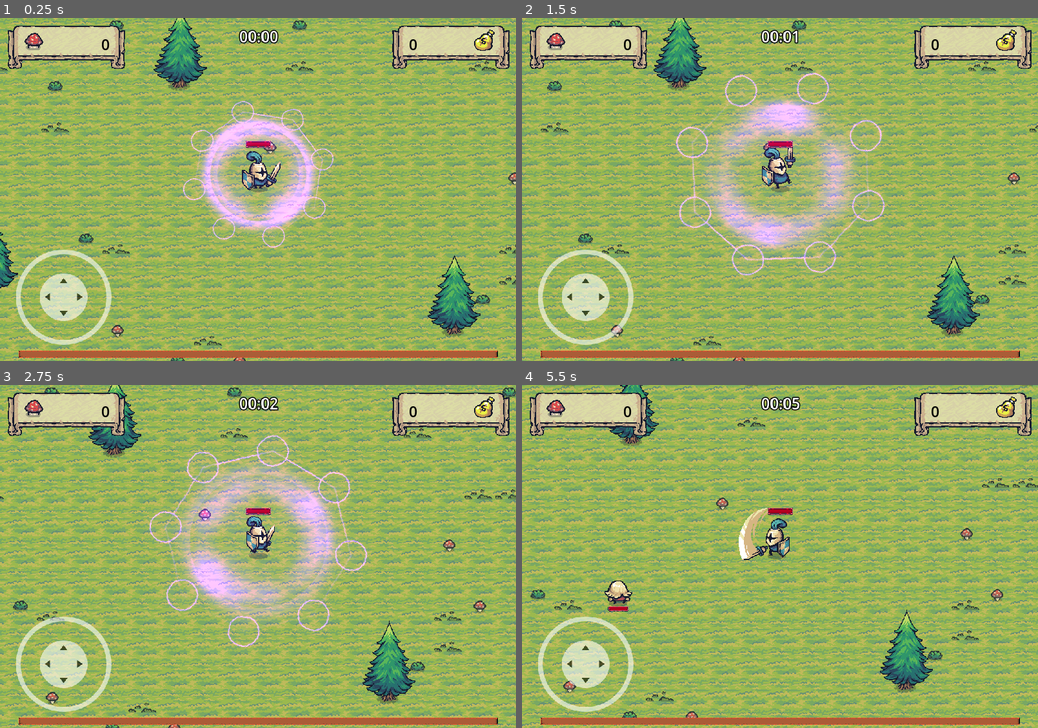
Above: before the commit, frames 1-4 (two rows, left to right).
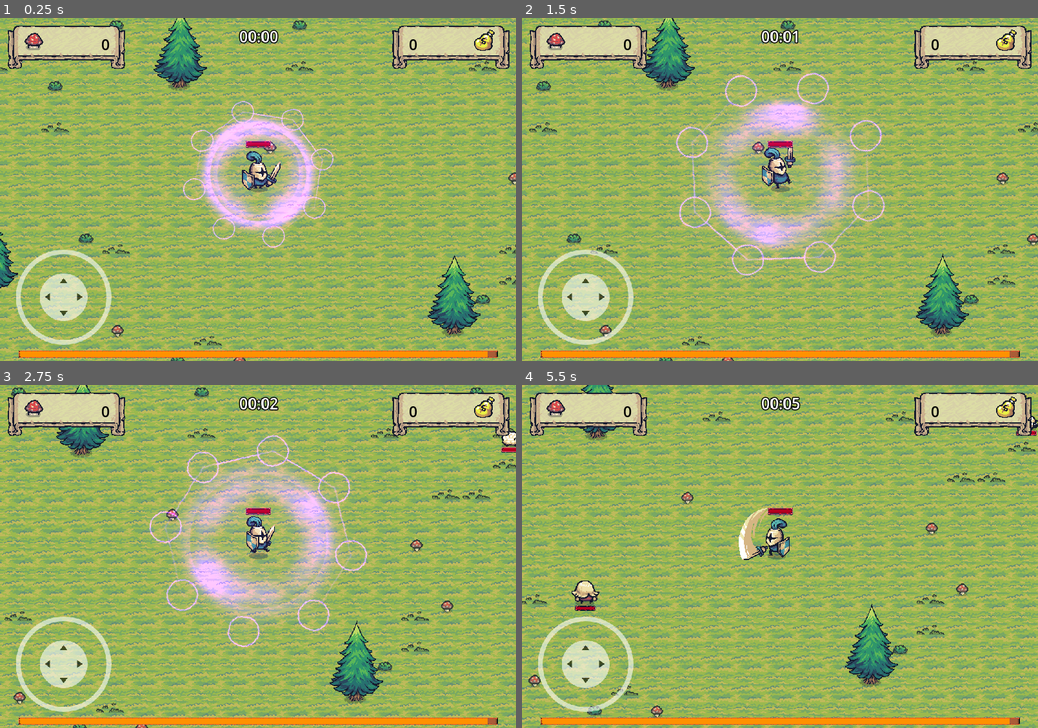
Above: after the commit, the same moments.

Repository: bluejynz/survivallike-godot
Game: Godot game, scene res://scenes/main_scene.tscn
Same seed, same stepped clock (60 frames per second), same inputs: the game is played once before the commit and once after it. Sound files missing from this copy of the repository are replaced by a short silence.
Inputs (mouse positions are in pixels of both pictures, inside the frame that each line leads up to):
- Up to frame 1 (0.25 s): no input
- Up to frame 2 (1.5 s): tap Enter (return) at 0.5 s; move the mouse to (893, 172) at 0.52 s; hold D (move_right) 0.53-1.25 s; hold Enter (return) 0.53-1.25 s; click (893, 172) at 0.67 s; drag from (676, 206) to (780, 175) at 1.27 s
- Up to frame 3 (2.75 s): move the mouse to (309, 481) at 2.02 s; hold D (move_right) from 2.03 s (still down); hold Enter (return) from 2.03 s (still down)
- Up to frame 4 (5.5 s): release D (move_right) at 2.75 s; release Enter (return) at 2.75 s; drag from (754, 625) to (780, 539) at 2.77 s; move the mouse to (934, 607) at 3.52 s; hold A (move_left) 3.53-4.25 s; hold Enter (return) 3.53-4.25 s; click (934, 607) at 3.6 s; drag from (625, 505) to (702, 470) at 4.27 s; move the mouse to (805, 556) at 5.02 s; hold S (move_down) from 5.03 s (still down); hold Enter (return) from 5.03 s (still down); click (805, 556) at 5.17 s

The runs differ from the first frame. In frame 1, 1.5% of the frame differs, in the area x 3-95%, y 97-99%; in frame 2, 60%; in frame 3, 38%; in frame 4, 68%, in the area x 0-100%, y 0-100%.

Commit message:
fix: game breaking bug on upgrades

Diff:
--- a/misc/money.gd
+++ b/misc/money.gd
@@ -8,7 +8,7 @@
 
 func on_body_entered(body: Node2D) -> void:
 	if body.is_in_group("player"):
-		GameManager.gold_count += (randi_range(3, 5) * 5)
+		GameManager.player.receive_gold((randi_range(3, 5) * 5))
 
 		var audio = audio_player.instantiate()
 		audio.position = position
--- a/player/player.gd
+++ b/player/player.gd
@@ -50,8 +50,8 @@
 
 func _ready():
 	#TODO: remove this
-	#speed = 3
-	#sword_damage = 20
+	speed = 3
+	sword_damage = 20
 	#
 	GameManager.player = self
 	damage_digit_prefab = preload("res://ui/damage_digit.tscn")
@@ -254,3 +254,6 @@
 func is_move_speed_caps() -> bool:
 	if speed >= speed_caps: return true
 	else: return false
+
+func receive_gold(amount: int):
+	GameManager.gold_count += amount
--- a/player/upgrades_enum.gd
+++ b/player/upgrades_enum.gd
@@ -6,5 +6,6 @@
 	RITUAL_DAMAGE,
 	RITUAL_INTERVAL,
 	MAX_HEALTH,
-	KNOCKBACK_STRENGTH
+	KNOCKBACK_STRENGTH,
+	DEFAULT
 }
--- a/ui/level_up_ui.gd
+++ b/ui/level_up_ui.gd
@@ -10,6 +10,7 @@
 const UpgradesEnum = preload("res://player/upgrades_enum.gd").UpgradesEnum
 
 var upgrades: Array[int]
+var filtered_upgrades: Array[int]
 
 func _ready():
 	GameManager.toggle_pause()
@@ -20,17 +21,70 @@
 	if GameManager.is_game_over: dispose_menu()
 
 func random_upgrades() -> Array[int]:
-	var random_numbers: Array[int]
+	filtered_upgrades = upgrades_without_caps()
 
-	while random_numbers.size() < 3:
-		var rng = randi() % UpgradesEnum.size()
-		if not random_numbers.has(rng):
-			random_numbers.append(rng)
+	while upgrades.size() < 3:
+		var rng = randi() % (filtered_upgrades.size())
+		if not upgrades.has(filtered_upgrades[rng]):
+			upgrades.append(filtered_upgrades[rng])
+	#is_upgrades_caps()
 
-	return random_numbers
+	return upgrades
+
+func upgrades_without_caps() -> Array[int]:
+	var filtered_upgrades: Array[int] = []
+	for i in UpgradesEnum.values():
+		match UpgradesEnum.find_key(i):
+			"MOVE_SPEED":
+				if not GameManager.player.is_move_speed_caps():
+					filtered_upgrades.append(i)
+				else: print("caps ", UpgradesEnum.find_key(i))
+			"SWORD_DAMAGE":
+				if not GameManager.player.is_sword_damage_caps():
+					filtered_upgrades.append(i)
+				else: print("caps ", UpgradesEnum.find_key(i))
+			"RITUAL_DAMAGE":
+				if not GameManager.player.is_ritual_damage_caps():
+					filtered_upgrades.append(i)
+				else: print("caps ", UpgradesEnum.find_key(i))
+			"RITUAL_INTERVAL":
+				if not GameManager.player.is_ritual_interval_caps():
+					filtered_upgrades.append(i)
+				else: print("caps ", UpgradesEnum.find_key(i))
+			"MAX_HEALTH":
+				filtered_upgrades.append(i)
+			"KNOCKBACK_STRENGTH":
+				if not GameManager.player.is_knockback_strength_caps():
+					filtered_upgrades.append(i)
+				else: print("caps ", UpgradesEnum.find_key(i))
+			"DEFAULT":
+				filtered_upgrades.append(i)
+	return filtered_upgrades
+
+func is_upgrades_caps():
+	for index in range(3):
+		match UpgradesEnum.find_key(upgrades[index]):
+			"MOVE_SPEED":
+				if GameManager.player.is_move_speed_caps():
+					upgrades[index] = UpgradesEnum.size() - 1
+			"SWORD_DAMAGE":
+				if GameManager.player.is_sword_damage_caps():
+					upgrades[index] = UpgradesEnum.size() - 1
+			"RITUAL_DAMAGE":
+				if GameManager.player.is_ritual_damage_caps():
+					upgrades[index] = UpgradesEnum.size() - 1
+			"RITUAL_INTERVAL":
+				if GameManager.player.is_ritual_interval_caps():
+					upgrades[index] = UpgradesEnum.size() - 1
+			"MAX_HEALTH":
+				pass
+			"KNOCKBACK_STRENGTH":
+				if GameManager.player.is_knockback_strength_caps():
+					upgrades[index] = UpgradesEnum.size() - 1
+			"DEFAULT":
+				pass
 
 func update_label_text(index: int, label: Label):
-	#print(UpgradesEnum.find_key(index))
 	match UpgradesEnum.find_key(index):
 		"MOVE_SPEED":
 			if GameManager.player.is_move_speed_caps():
@@ -61,9 +115,11 @@
 			else:
 				var newStrength: float = GameManager.player.knockback_strength+(GameManager.player.knockback_strength*0.08)
 				label.text = "Knockback Strength +8%"# ({})".format([newStrength], "{}")
+		"DEFAULT":
+			var gold: int = GameManager.gold_count + 20
+			label.text = "Gold +100"# ({})".format([newStrength], "{}")
 
 func update_labels():
-	print(upgrades)
 	for panel in panels:
 		var label = panel.get_child(0)
 		match panel.name:
@@ -130,6 +186,9 @@
 			else:
 				GameManager.player.upgrade_knockback_strength()
 				return true
+		"DEFAULT":
+			GameManager.player.receive_gold(100)
+			return true
 	return false
 
 func dispose_menu():
--- a/ui/xp_bar.gd
+++ b/ui/xp_bar.gd
@@ -3,8 +3,8 @@
 
 @onready var progress_bar: ProgressBar = $ProgressBar
 var max_xp: int = 100
-var current_xp: int = 0
-#var current_xp: int = 98
+#var current_xp: int = 0
+var current_xp: int = 98
 
 func _ready():
 	progress_bar.max_value = max_xp
